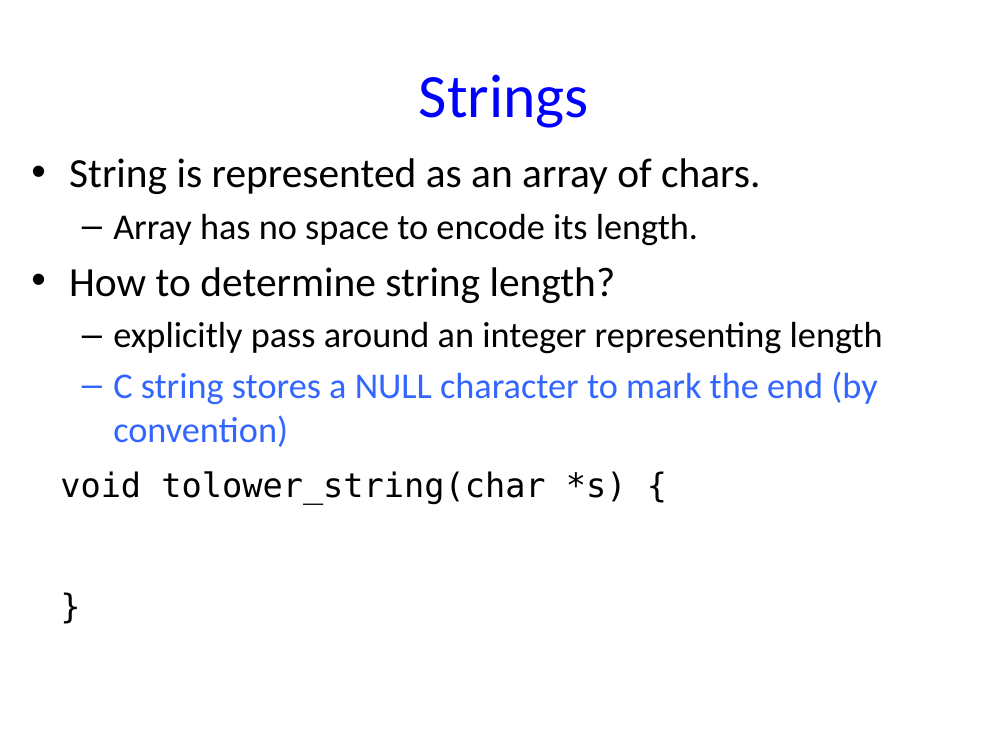
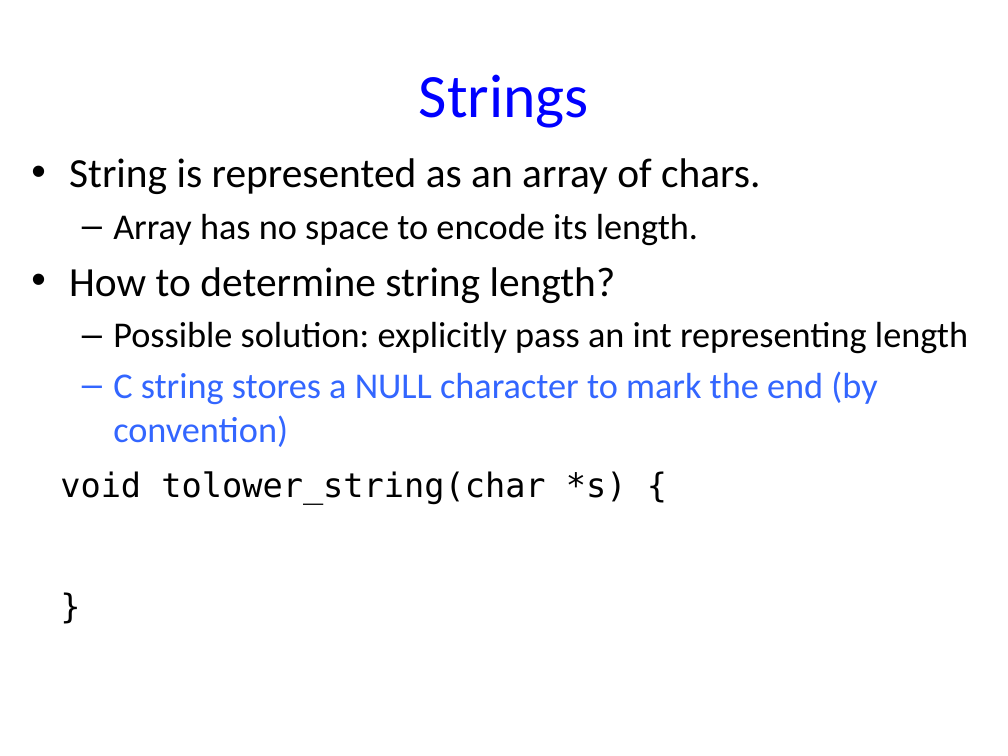
Before and after one commit to NYU-CSO/nyu-cso.github.io, a slide deck: slide 5 of notes/07-structs_malloc_2d.pptx. Drawn at 1008x756 pixels with LibreOffice and Linux fonts; fonts in the diff are those of the drawing. Boxes give left, top, right and bottom in pixels: in the first picture for what was removed or moved away, otherwise in the second. Text is boxed around its words. In the diff, an @@ line names an element or a change of style, - is before the commit and + after.

```diff
--- a/notes/07-structs_malloc_2d.pptx
+++ b/notes/07-structs_malloc_2d.pptx
@@ text at bbox=[113, 321, 968, 354]: text changed @@
-  – explicitly pass around an integer representing length
+  – Possible solution: explicitly pass an int representing length
```
Also in this commit, not shown: 6 other slides changed, 1 other file.
